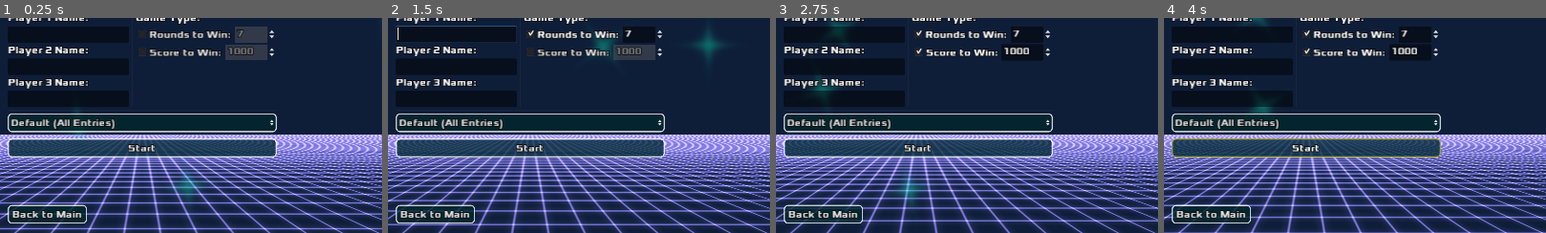
Above: before the commit, frames 1-4 (left to right).
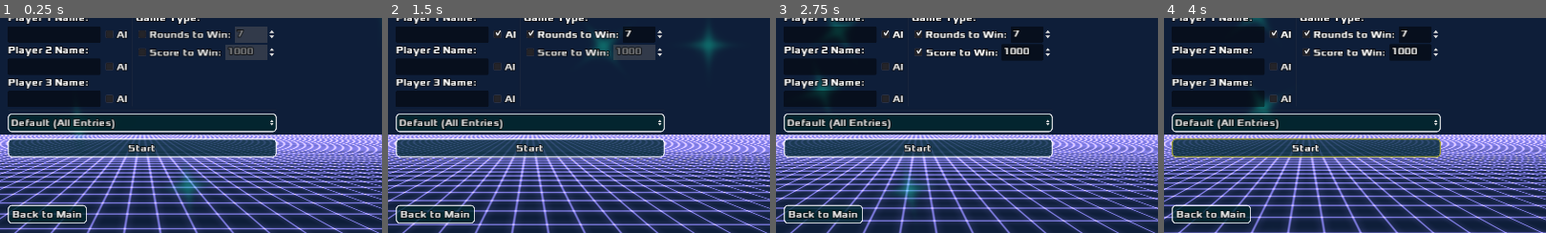
Above: after the commit, the same moments.

Repository: zacryol/spindle-of-serendipity
Game: Godot game, scene res://game/GameSetting.tscn
Same seed, same stepped clock (60 frames per second), same inputs: the game is played once before the commit and once after it. This scene is started directly instead of the project's main scene.
Inputs (mouse positions are % of the whole screen's width and height, from its top left):
- Up to frame 1 (0.25 s): no input
- Up to frame 2 (1.5 s): click "Rounds to Win:" at 0.5 s; click (47, 37) at 1.25 s, where only the run after the commit has a clickable "AI"
- Up to frame 3 (2.75 s): click "Score to Win:" at 2 s
- Up to frame 4 (4 s): click "Start" at 2.75 s; click "Start" at 3.5 s
The pictures show only the part of the screen within x 31-81%, y 33-83%; the shares and areas given below are measured in that part.

The runs differ from the first frame. In frame 1, 1.5% of the frame differs, in the area x 26-34%, y 4-42%; in frame 2, 1.7%, in the area x 2-34%, y 3-42%; in frame 3, 1.5%; in frame 4, 1.5%.

Commit message:
add in ai checkbox, refactor player name node layout

Diff:
--- a/godot/game/GameSetting.gd
+++ b/godot/game/GameSetting.gd
@@ -21,9 +21,9 @@
 
 extends Control
 
-onready var p1_enter := $Controls/Top/NameSetting/LineEdit as LineEdit
-onready var p2_enter := $Controls/Top/NameSetting/LineEdit2 as LineEdit
-onready var p3_enter := $Controls/Top/NameSetting/LineEdit3 as LineEdit
+onready var p1_enter := $Controls/Top/PlayersConf/RowP1/Name as LineEdit
+onready var p2_enter := $Controls/Top/PlayersConf/RowP2/Name as LineEdit
+onready var p3_enter := $Controls/Top/PlayersConf/RowP3/Name as LineEdit
 onready var selector := $Controls/OptionButton as OptionButton
 
 onready var rounds_box := $Controls/Top/Vict/Rounds/SpinBox as SpinBox
--- a/godot/game/GameSetting.tscn
+++ b/godot/game/GameSetting.tscn
@@ -39,42 +39,75 @@
 margin_right = 450.0
 margin_bottom = 164.0
 
-[node name="NameSetting" type="VBoxContainer" parent="Controls/Top"]
-margin_right = 182.0
-margin_bottom = 164.0
-size_flags_horizontal = 3
-
-[node name="Label" type="Label" parent="Controls/Top/NameSetting"]
+[node name="PlayersConf" type="VBoxContainer" parent="Controls/Top"]
+margin_right = 182.0
+margin_bottom = 164.0
+size_flags_horizontal = 3
+
+[node name="P1Label" type="Label" parent="Controls/Top/PlayersConf"]
 margin_right = 182.0
 margin_bottom = 21.0
 text = "Player 1 Name:"
 
-[node name="LineEdit" type="LineEdit" parent="Controls/Top/NameSetting"]
+[node name="RowP1" type="HBoxContainer" parent="Controls/Top/PlayersConf"]
 margin_top = 25.0
 margin_right = 182.0
 margin_bottom = 52.0
 
-[node name="Label2" type="Label" parent="Controls/Top/NameSetting"]
+[node name="Name" type="LineEdit" parent="Controls/Top/PlayersConf/RowP1"]
+margin_right = 132.0
+margin_bottom = 27.0
+size_flags_horizontal = 3
+
+[node name="IsAI" type="CheckBox" parent="Controls/Top/PlayersConf/RowP1"]
+margin_left = 136.0
+margin_right = 182.0
+margin_bottom = 27.0
+text = "AI"
+
+[node name="P2Label" type="Label" parent="Controls/Top/PlayersConf"]
 margin_top = 56.0
 margin_right = 182.0
 margin_bottom = 77.0
 text = "Player 2 Name:"
 
-[node name="LineEdit2" type="LineEdit" parent="Controls/Top/NameSetting"]
+[node name="RowP2" type="HBoxContainer" parent="Controls/Top/PlayersConf"]
 margin_top = 81.0
 margin_right = 182.0
 margin_bottom = 108.0
 
-[node name="Label3" type="Label" parent="Controls/Top/NameSetting"]
+[node name="Name" type="LineEdit" parent="Controls/Top/PlayersConf/RowP2"]
+margin_right = 132.0
+margin_bottom = 27.0
+size_flags_horizontal = 3
+
+[node name="IsAI" type="CheckBox" parent="Controls/Top/PlayersConf/RowP2"]
+margin_left = 136.0
+margin_right = 182.0
+margin_bottom = 27.0
+text = "AI"
+
+[node name="P3Label" type="Label" parent="Controls/Top/PlayersConf"]
 margin_top = 112.0
 margin_right = 182.0
 margin_bottom = 133.0
 text = "Player 3 Name:"
 
-[node name="LineEdit3" type="LineEdit" parent="Controls/Top/NameSetting"]
+[node name="RowP3" type="HBoxContainer" parent="Controls/Top/PlayersConf"]
 margin_top = 137.0
 margin_right = 182.0
 margin_bottom = 164.0
+
+[node name="Name" type="LineEdit" parent="Controls/Top/PlayersConf/RowP3"]
+margin_right = 132.0
+margin_bottom = 27.0
+size_flags_horizontal = 3
+
+[node name="IsAI" type="CheckBox" parent="Controls/Top/PlayersConf/RowP3"]
+margin_left = 136.0
+margin_right = 182.0
+margin_bottom = 27.0
+text = "AI"
 
 [node name="VSeparator" type="VSeparator" parent="Controls/Top"]
 margin_left = 186.0
